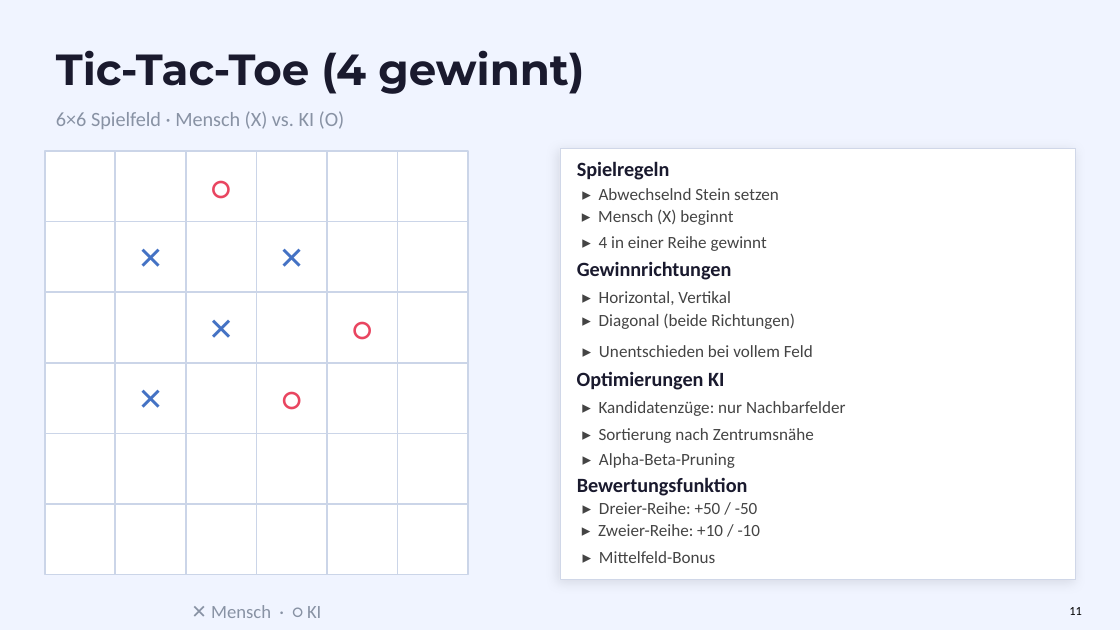
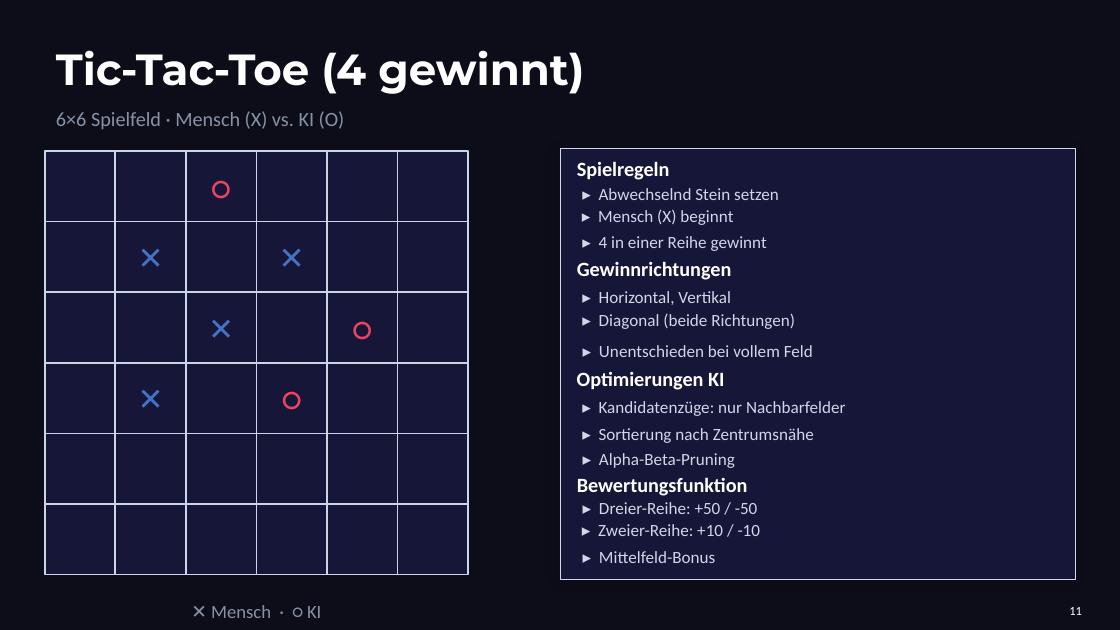
Before and after one commit to Tasterloster/Projekt_berufsschule, a slide deck: slide 11 of Präsentation/Präsentation_Projekt/HHBKTendo_Praesentation_1.pptx. Drawn at 1120x630 pixels with LibreOffice and Linux fonts; fonts in the diff are those of the drawing. Boxes give left, top, right and bottom in pixels: in the first picture for what was removed or moved away, otherwise in the second. Text is boxed around its words. In the diff, an @@ line names an element or a change of style, - is before the commit and + after.

```diff
--- a/Präsentation/Präsentation_Projekt/HHBKTendo_Praesentation_1.pptx
+++ b/Präsentation/Präsentation_Projekt/HHBKTendo_Praesentation_1.pptx
@@ background #F0F4FF to #0D0D1A @@
@@ fill #FFFFFF to #161638 in 37 elements at (45, 151, 115, 222), (115, 151, 186, 222), (186, 151, 256, 222), (256, 151, 327, 222), (327, 151, 398, 222), (398, 151, 468, 222), (45, 222, 115, 292), (115, 222, 186, 292), (186, 222, 256, 292), (256, 222, 327, 292), (327, 222, 398, 292), (398, 222, 468, 292), (45, 292, 115, 363), (115, 292, 186, 363), (186, 292, 256, 363), (256, 292, 327, 363), (327, 292, 398, 363), (398, 292, 468, 363), (45, 363, 115, 433), (115, 363, 186, 433), (186, 363, 256, 433), (256, 363, 327, 433), (327, 363, 398, 433), (398, 363, 468, 433), (45, 433, 115, 504), (115, 433, 186, 504), (186, 433, 256, 504), (256, 433, 327, 504), (327, 433, 398, 504), (398, 433, 468, 504), (45, 504, 115, 575), (115, 504, 186, 575), (186, 504, 256, 575), (256, 504, 327, 575), (327, 504, 398, 575), (398, 504, 468, 575), (560, 149, 1075, 580) @@
@@ text colour #1A1A2E to #FFFFFF in 5 elements at (56, 50, 584, 94), (577, 161, 670, 180), (577, 261, 732, 280), (577, 371, 724, 390), (577, 477, 748, 496) @@
@@ text colour #444444 to #D0D7E8 in 12 elements at (599, 188, 779, 200), (598, 209, 733, 225), (599, 236, 767, 251), (599, 291, 731, 305), (599, 313, 795, 329), (599, 345, 813, 357), (599, 401, 845, 416), (599, 428, 814, 443), (599, 453, 735, 468), (599, 502, 758, 514), (598, 524, 761, 536), (599, 551, 715, 563) @@
@@ text "11" at (1069, 607, 1082, 615): text colour #000000 to #FFFFFF @@
```
Also in this commit, not shown: 20 other slides changed, 1 other file.
